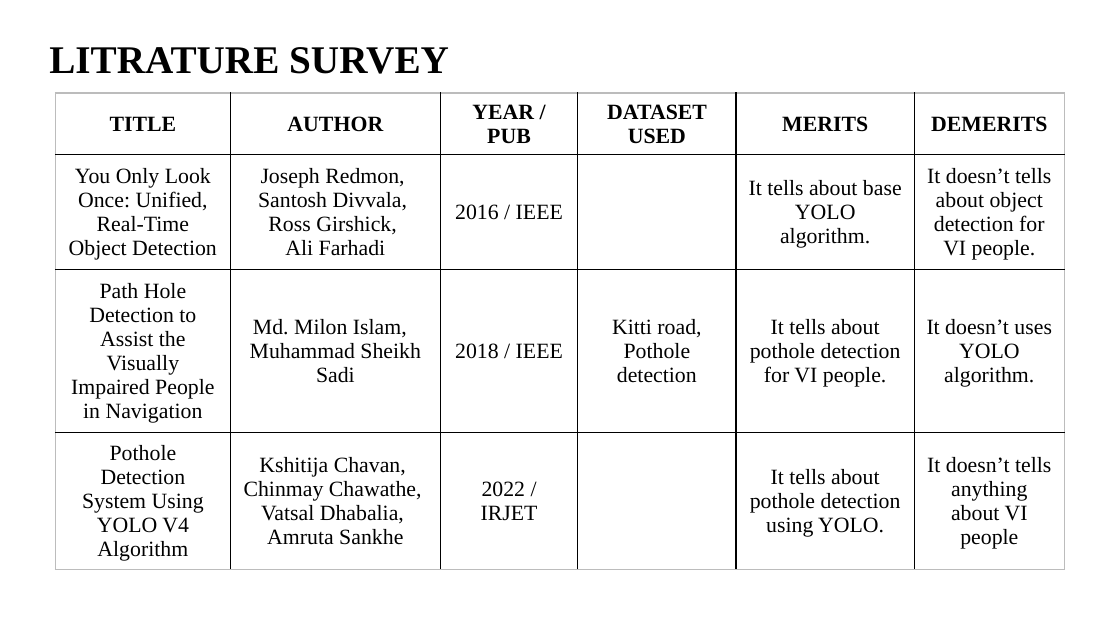
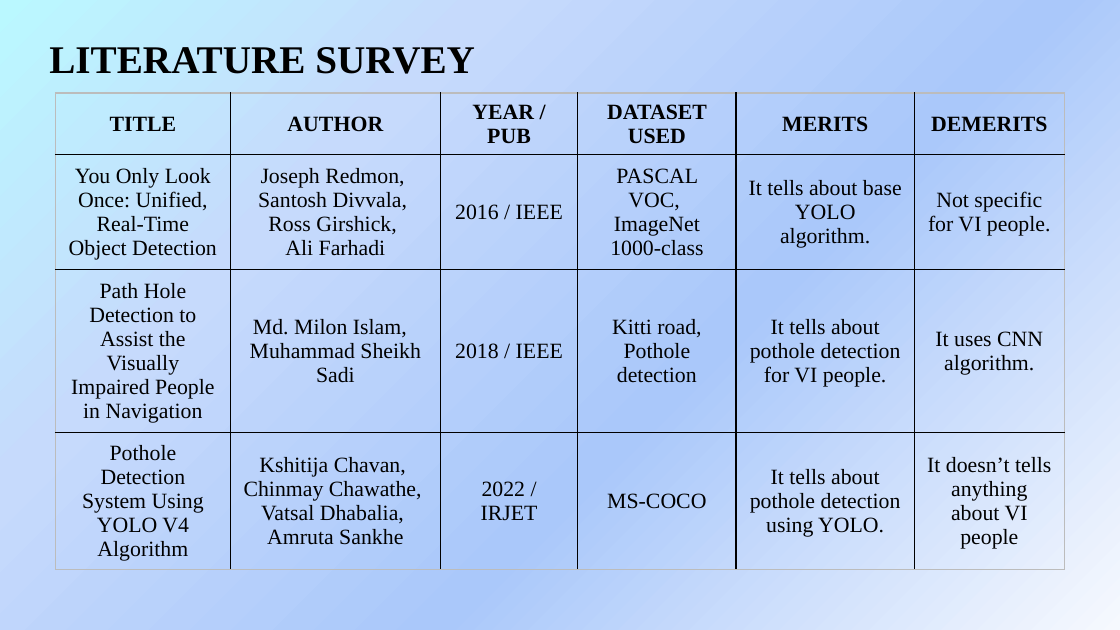
Before and after one commit to balajivijay-tech/project-blindly, a slide deck: slide 5 of presentation 1/POTHOLE DETECTION FOR VISUALLY IMPAIRED USING YOLO V1.pptx. Drawn at 1120x630 pixels with LibreOffice and Linux fonts; fonts in the diff are those of the drawing. Boxes give left, top, right and bottom in pixels: in the first picture for what was removed or moved away, otherwise in the second. Text is boxed around its words. In the diff, an @@ line names an element or a change of style, - is before the commit and + after.

```diff
--- a/presentation 1/POTHOLE DETECTION FOR VISUALLY IMPAIRED USING YOLO V1.pptx
+++ b/presentation 1/POTHOLE DETECTION FOR VISUALLY IMPAIRED USING YOLO V1.pptx
@@ background #FFFFFF to gradient #F6F9FE to #AAC8FA to #C6DAFC to #BAF8FF @@
@@ title at [49,47,475,74]: text changed @@
-LITRATURE SURVEY
+LITERATURE SURVEY
@@ table at [56,93,1065,582] @@
-row 2, column 4: 
+row 2, column 4: PASCAL VOC, / ImageNet 1000-class
-row 2, column 6: It doesn’t tells about object detection for VI people.
+row 2, column 6: Not specific for VI people.
-row 3, column 6: It doesn’t uses YOLO algorithm.
+row 3, column 6: It uses CNN algorithm.
-row 4, column 4: 
+row 4, column 4: MS-COCO
```
Also in this commit, not shown: 13 other slides changed, 1 slide added, 2 slides removed.
